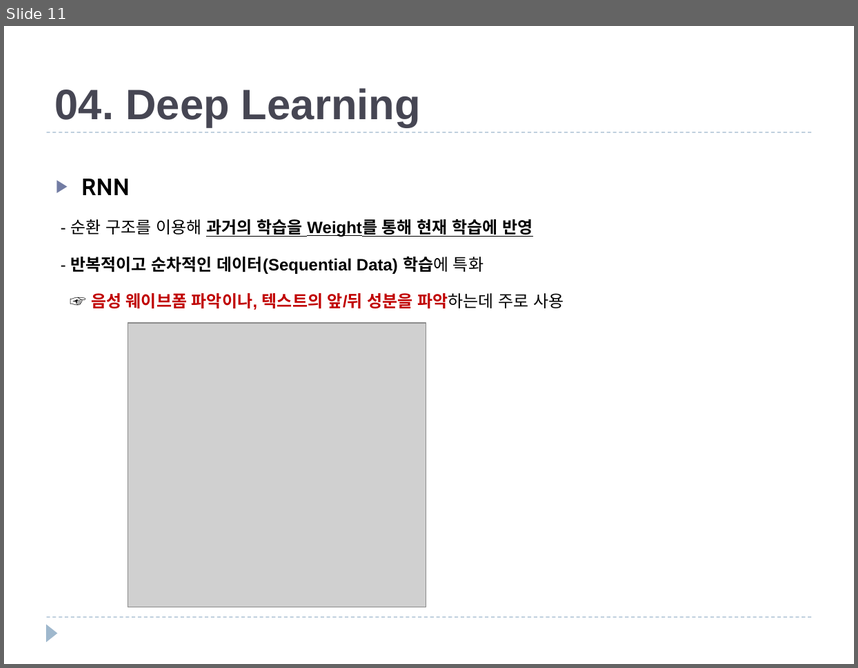
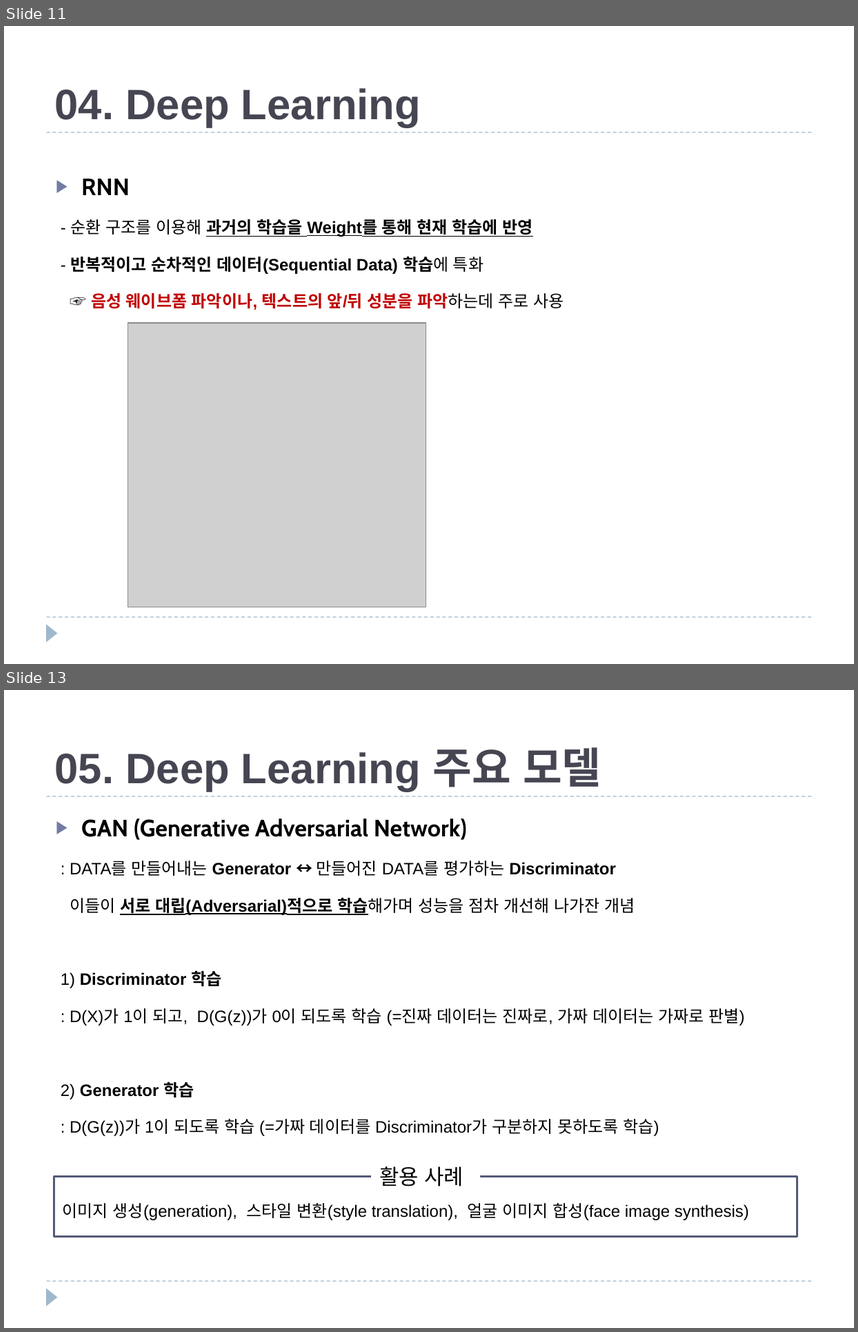
Before and after one commit to JXXA/JXXAGit, a slide deck: Machine Learning 개념과 종류.pptx. Shown one above the other, each under a label of ours: slide 11 before the commit, slides 11 and 13 after it; the slides between them are not shown. The pictures are 858x668 and 858x1332 pixels, drawn with LibreOffice and Linux fonts; fonts in the diff are those of the drawing; grey boxes stand for pictures. Boxes give left, top, right and bottom in pixels: in the first picture for what was removed or moved away, otherwise in the second. Text is boxed around its words. In the diff, an @@ line names an element or a change of style, - is before the commit and + after.

Commit message:
Update Machine Learning 개념과 종류.pptx
2020.10.16 Deep Learning 주요모델 정리

```diff
--- a/Machine Learning 개념과 종류.pptx
+++ b/Machine Learning 개념과 종류.pptx
@@ slide 13 added at <box>4,690,854,1328</box>, background #FFFFFF; not listed: 3 template elements that a slide beside it also shows @@
@@ title added at <box>55,747,601,791</box>, 36 pt, text #464653, bold @@
+05. Deep Learning 주요 모델
@@ text added at <box>61,818,744,1136</box>, 14 pt, text #000000 @@
+▶ GAN (Generative Adversarial Network)
+: DATA를 만들어내는 Generator ↔ 만들어진 DATA를 평가하는 Discriminator
+이들이 서로 대립(Adversarial)적으로 학습해가며 성능을 점차 개선해 나가잔 개념
+1) Discriminator 학습
+: D(X)가 1이 되고, D(G(z))가 0이 되도록 학습 (=진짜 데이터는 진짜로, 가짜 데이터는 가짜로 판별)
+2) Generator 학습
+: D(G(z))가 1이 되도록 학습 (=가짜 데이터를 Discriminator가 구분하지 못하도록 학습)
@@ rectangle added at <box>54,1176,797,1236</box>, outline #545C79 1.5 pt @@
@@ text added at <box>379,1166,464,1186</box>, 18 pt, text #000000 @@
+활용 사례
@@ text added at <box>63,1203,749,1220</box>, 14 pt, text #000000 @@
+이미지 생성(generation), 스타일 변환(style translation), 얼굴 이미지 합성(face image synthesis)
```
Also in this commit, not shown: 5 other slides added.
